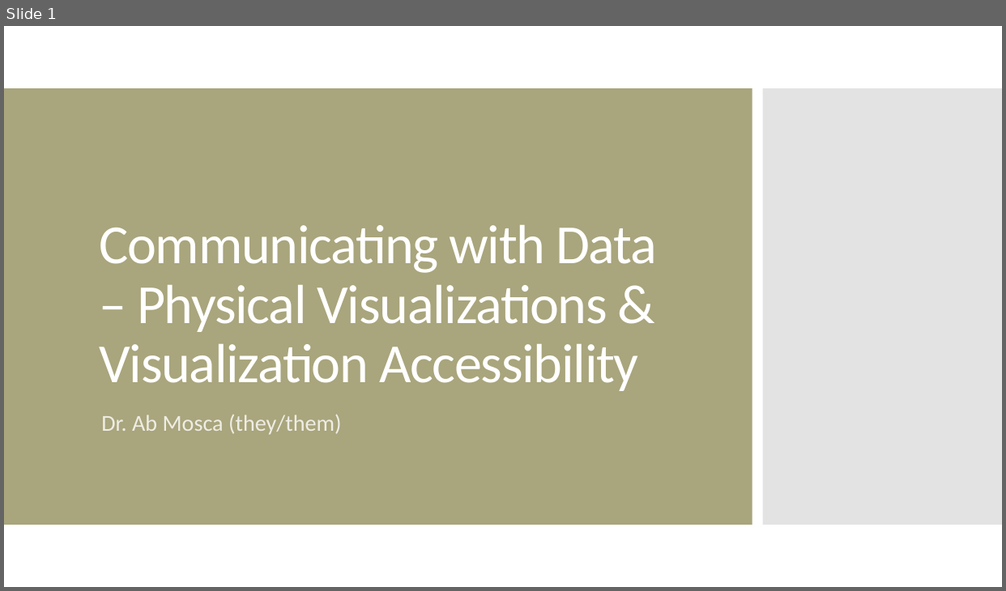
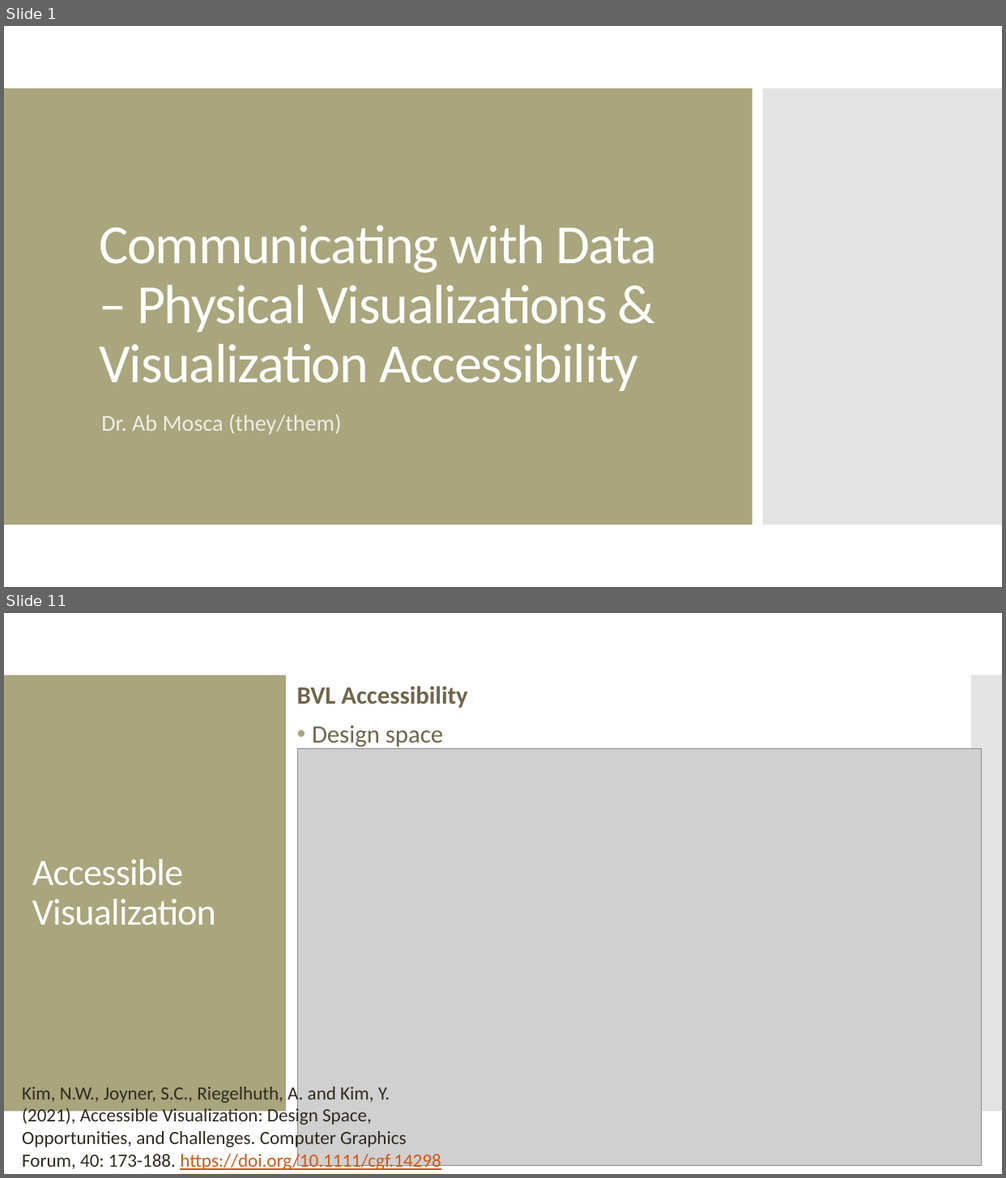
Before and after one commit to amosca01/SDS-CSC109, a slide deck: slides/12-physical-vis-accessibility.pptx. Shown one above the other, each under a label of ours: slide 1 before the commit, slides 1 and 11 after it; the slides between them are not shown. The pictures are 1006x591 and 1006x1178 pixels, drawn with LibreOffice and Linux fonts; fonts in the diff are those of the drawing; grey boxes stand for pictures. Boxes give left, top, right and bottom in pixels: in the first picture for what was removed or moved away, otherwise in the second. Text is boxed around its words. In the diff, an @@ line names an element or a change of style, - is before the commit and + after.

```diff
--- a/slides/12-physical-vis-accessibility.pptx
+++ b/slides/12-physical-vis-accessibility.pptx
@@ slide 11 added at <box>4,613,1002,1174</box>, background #FFFFFF @@
@@ rectangle added at <box>4,675,286,1112</box>, fill #A9A57C @@
@@ rectangle added at <box>971,675,1002,1112</box>, fill #C8C8C8 at 50% opacity @@
@@ text added at <box>297,686,467,749</box>, 24 pt, text #6F664C, bold @@
+BVL Accessibility
+• Design space
@@ picture added at <box>297,748,982,1165</box> @@
@@ title added at <box>32,859,216,926</box>, 36 pt, text #FFFFFF @@
+Accessible Visualization
@@ text added at <box>22,1084,441,1172</box>, 18 pt, text #2F2B20 @@
+Kim, N.W., Joyner, S.C., Riegelhuth, A. and Kim, Y. (2021), Accessible Visualization: Design Space, Opportunities, and Challenges. Computer Graphics Forum, 40: 173-188. https://doi.org/10.1111/cgf.14298
```
Also in this commit, not shown: 1 slide changed, 26 other slides added, 4 other files.
